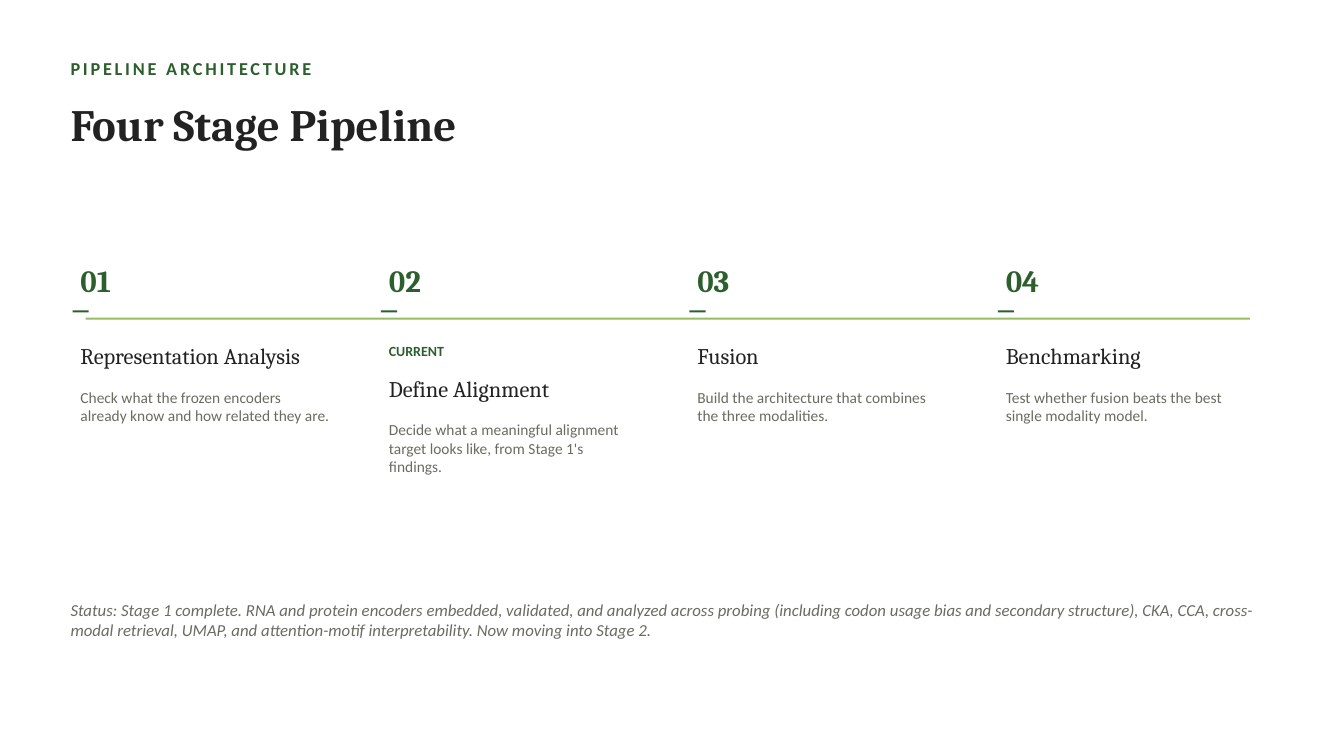
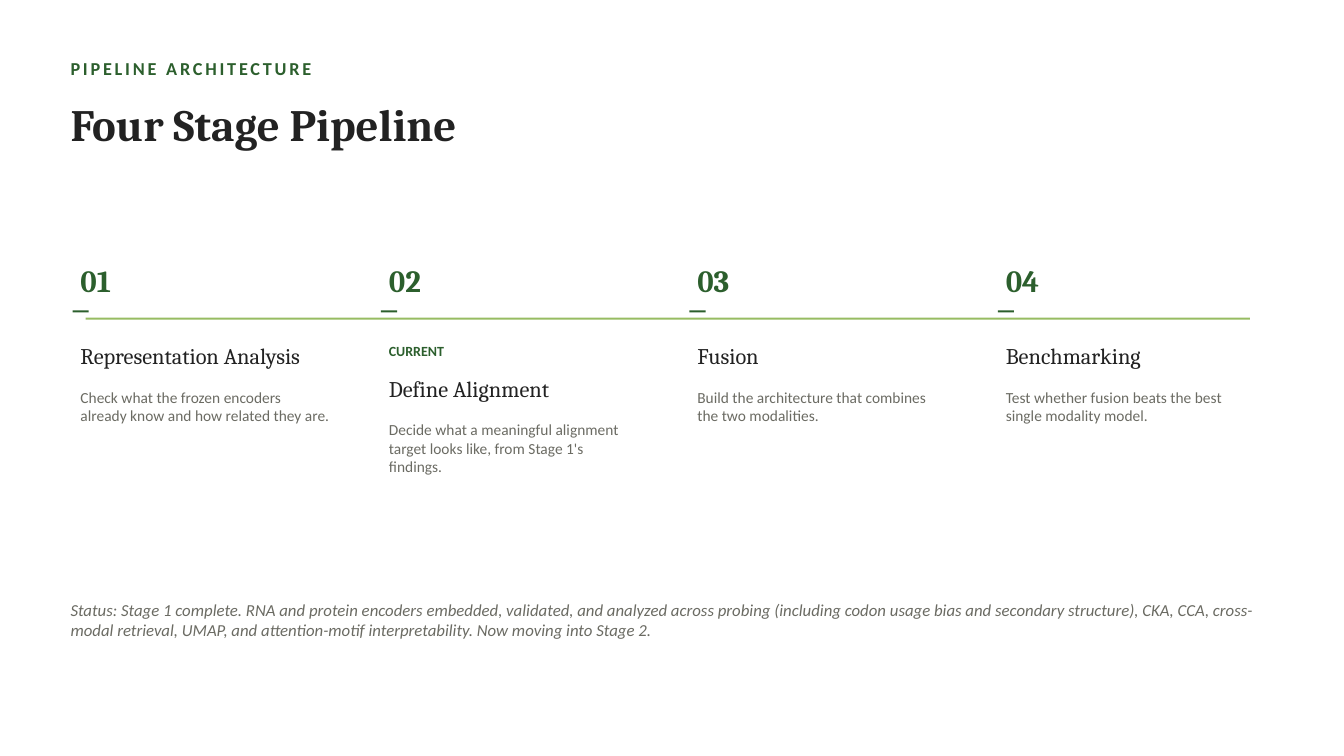
Before and after one commit to jtmckinley4/RNA-Protein-Multimodal-Fusion, a slide deck: slide 2 of Notes/Mina_Meeting_Slides_2026-09-23.pptx. Drawn at 1344x756 pixels with LibreOffice and Linux fonts; fonts in the diff are those of the drawing. Boxes give left, top, right and bottom in pixels: in the first picture for what was removed or moved away, otherwise in the second. Text is boxed around its words. In the diff, an @@ line names an element or a change of style, - is before the commit and + after.

```diff
--- a/Notes/Mina_Meeting_Slides_2026-09-23.pptx
+++ b/Notes/Mina_Meeting_Slides_2026-09-23.pptx
@@ text at bbox=[697, 392, 926, 421]: text changed @@
-Build the architecture that combines the three modalities.
+Build the architecture that combines the two modalities.
```
Also in this commit, not shown: 4 other slides changed, 3 other files.
